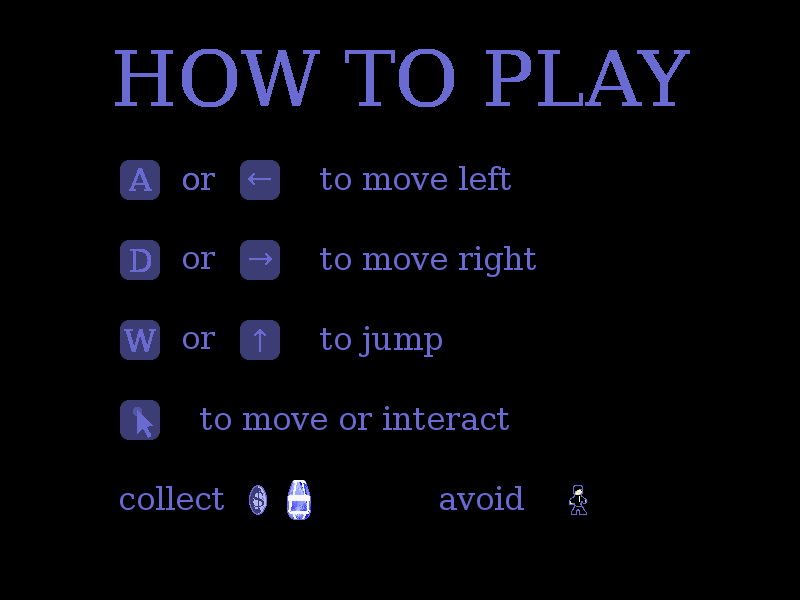
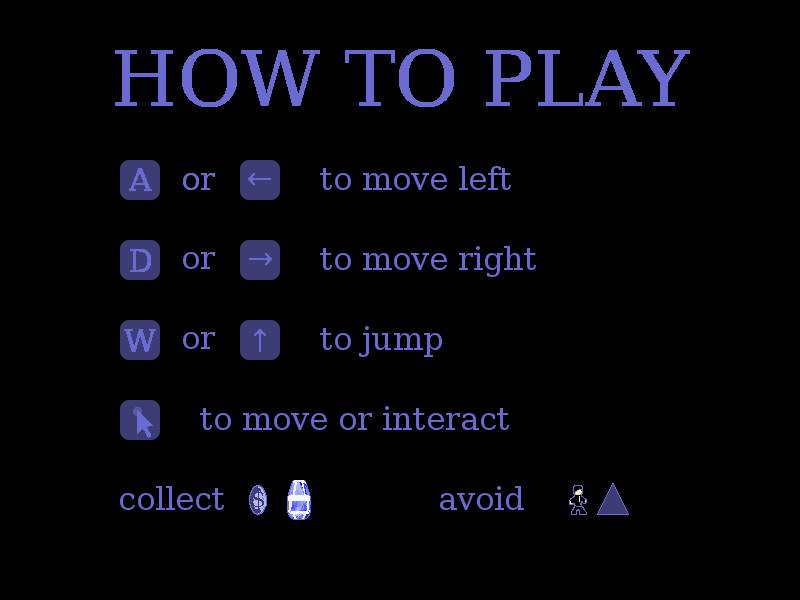
Layered file, before and after one edit (w=800, h=600). Changes by layer:
added layer "Warstwa #7" above "Warstwa #6" over [597, 483, 629, 515]
